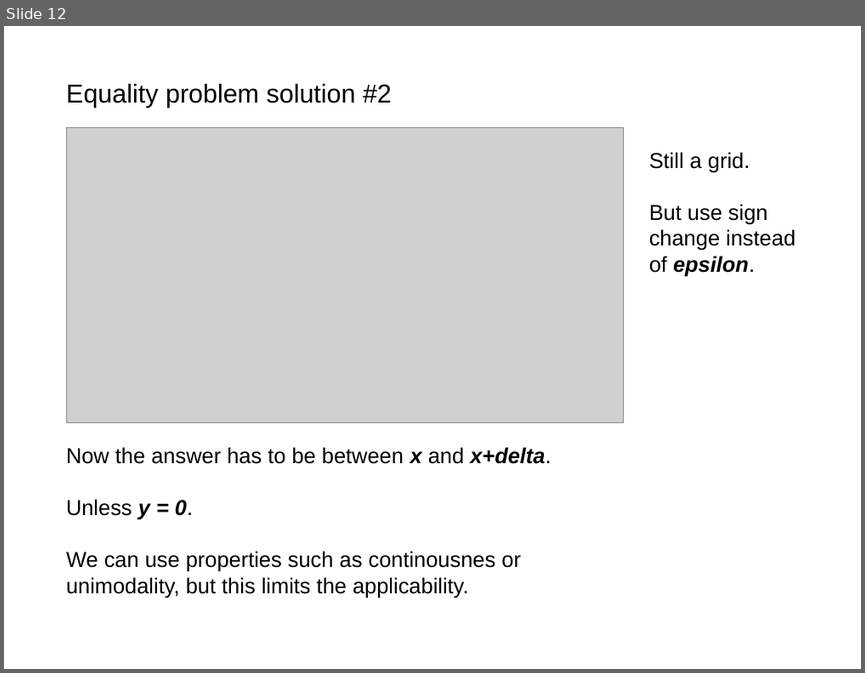
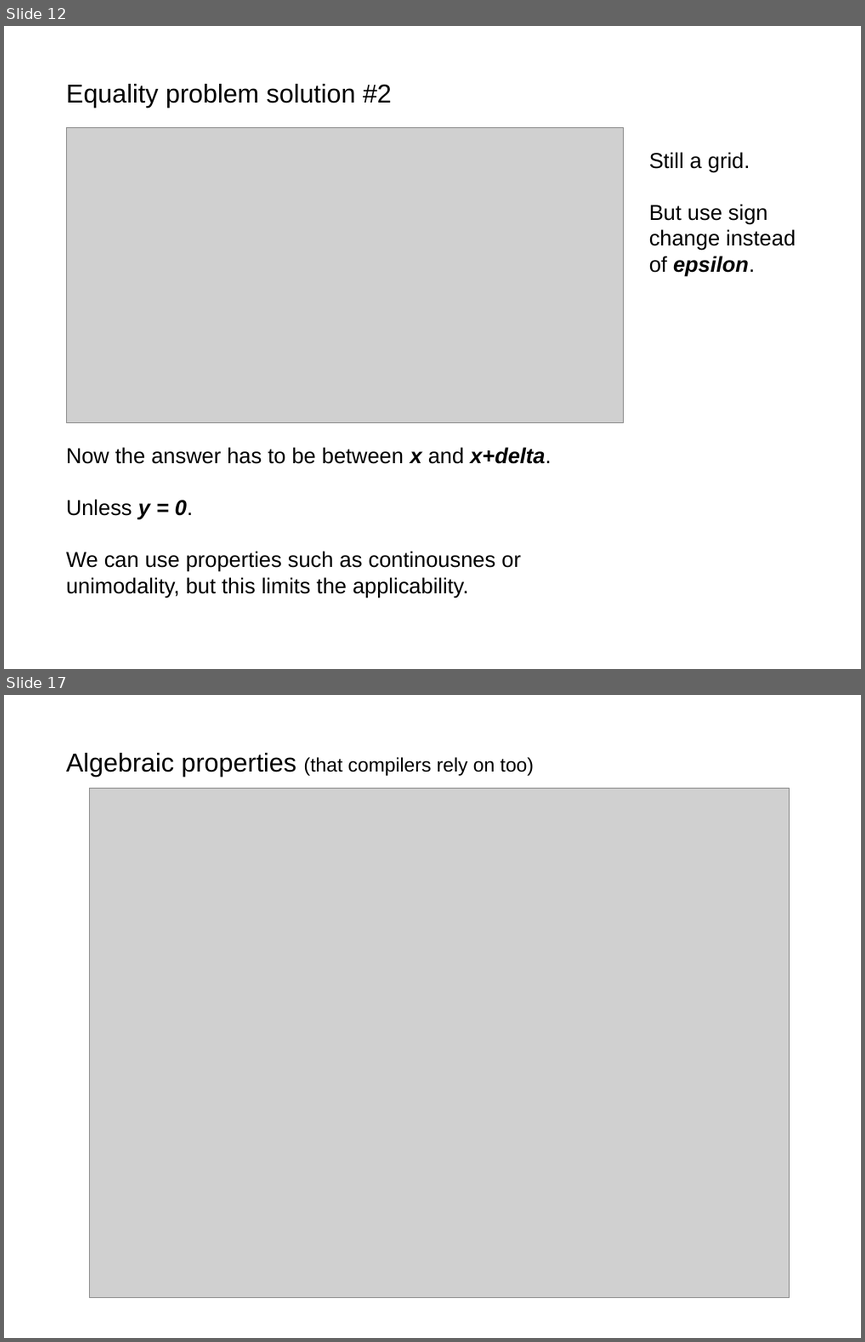
Before and after one commit to akalenuk/floating-point-experiments, a slide deck: floating.odp. Shown one above the other, each under a label of ours: slide 12 before the commit, slides 12 and 17 after it; the slides between them are not shown. The pictures are 865x673 and 865x1342 pixels, drawn with LibreOffice and Linux fonts; fonts in the diff are those of the drawing; grey boxes stand for pictures. Boxes give left, top, right and bottom in pixels: in the first picture for what was removed or moved away, otherwise in the second. Text is boxed around its words. In the diff, an @@ line names an element or a change of style, - is before the commit and + after.

```diff
--- a/floating.odp
+++ b/floating.odp
@@ slide 17 added at bbox=[4, 695, 861, 1338], background #FFFFFF @@
@@ text added at bbox=[66, 753, 534, 777], 18 pt, text #000000 @@
+Algebraic properties (that compilers rely on too)
@@ picture added at bbox=[90, 789, 789, 1298] @@
```
Also in this commit, not shown: 3 slides changed, 2 other slides added, 5 slides removed.
